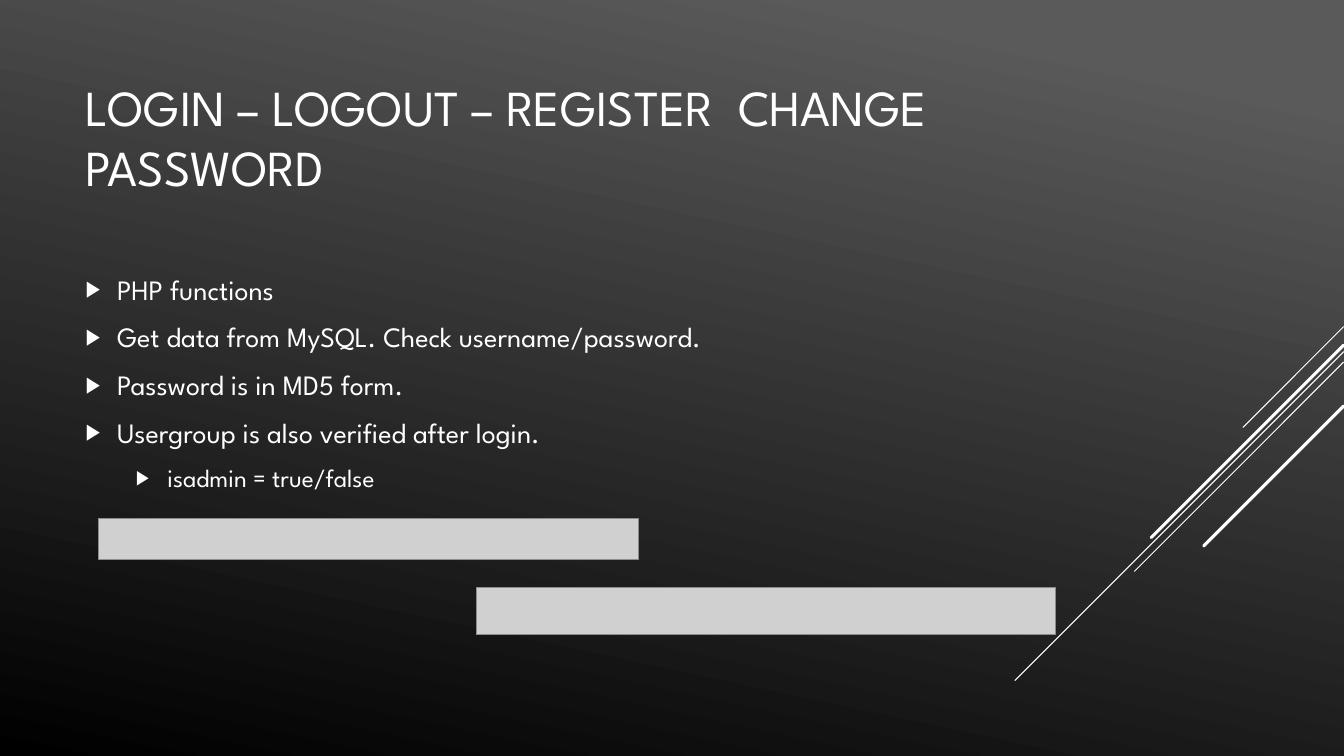
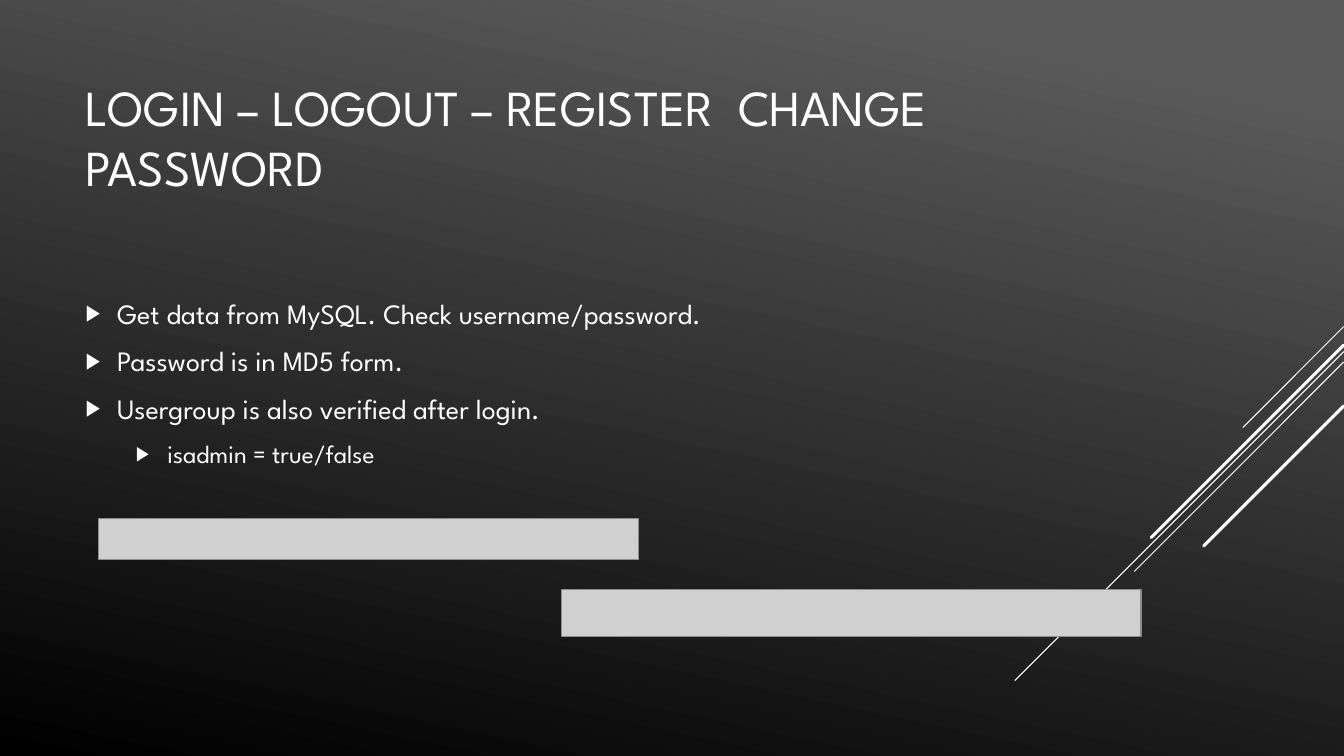
Before and after one commit to vdc1703/COMP5130F2018, a slide deck: slide 11 of Final-Powerpoint/Final.pptx. Drawn at 1344x756 pixels with LibreOffice and Linux fonts; fonts in the diff are those of the drawing; grey boxes stand for pictures. Boxes give left, top, right and bottom in pixels: in the first picture for what was removed or moved away, otherwise in the second. Text is boxed around its words. In the diff, an @@ line names an element or a change of style, - is before the commit and + after.

```diff
--- a/Final-Powerpoint/Final.pptx
+++ b/Final-Powerpoint/Final.pptx
@@ text at (117,280,274,301): paragraph removed @@
-▶ PHP functions
@@ picture: place and size @@
-picture at (476,588,1056,635)
+picture at (562,590,1141,637)
```
Also in this commit, not shown: 5 other slides changed.
